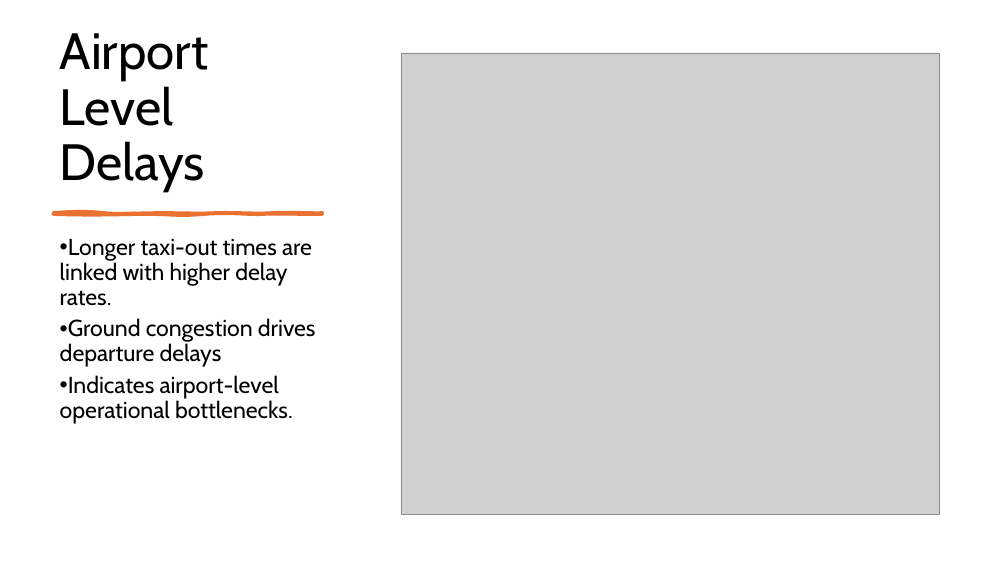
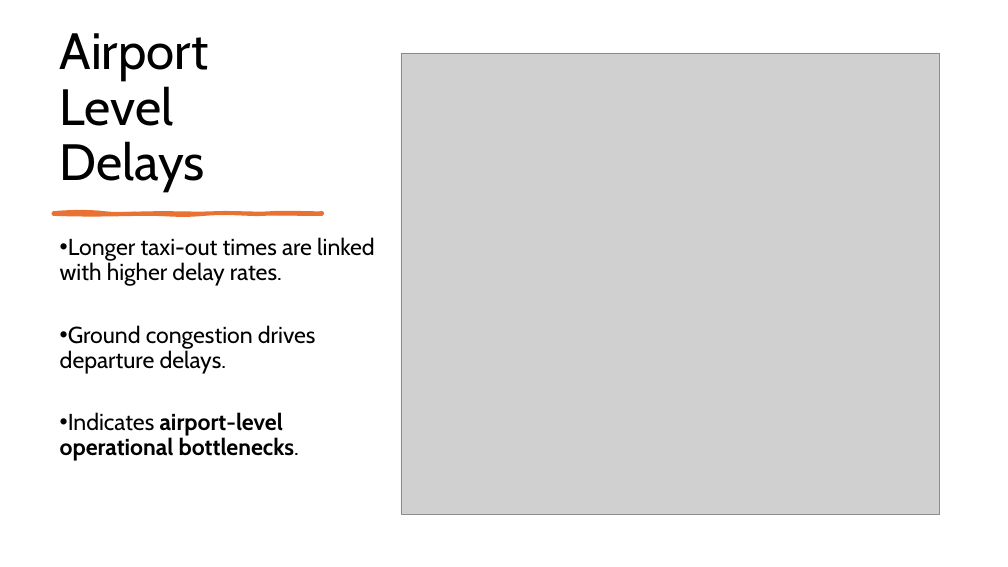
Before and after one commit to divyavegi/Capstone-Flight-Delay-and-Cancellation-, a slide deck: slide 11 of CAPSTONE US FLIGHT DISRUPTION.pptx. Drawn at 1008x567 pixels with LibreOffice and Linux fonts; fonts in the diff are those of the drawing; grey boxes stand for pictures. Boxes give left, top, right and bottom in pixels: in the first picture for what was removed or moved away, otherwise in the second. Text is boxed around its words. In the diff, an @@ line names an element or a change of style, - is before the commit and + after.

```diff
--- a/CAPSTONE US FLIGHT DISRUPTION.pptx
+++ b/CAPSTONE US FLIGHT DISRUPTION.pptx
@@ text at bbox=[60, 325, 316, 374]: text changed @@
-• Ground congestion drives departure delays
+• Ground congestion drives departure delays.
@@ text at bbox=[60, 412, 299, 461]: bold on in "airport-level operational bottlenecks." @@
```
Also in this commit, not shown: 12 other slides changed, 3 other files.
